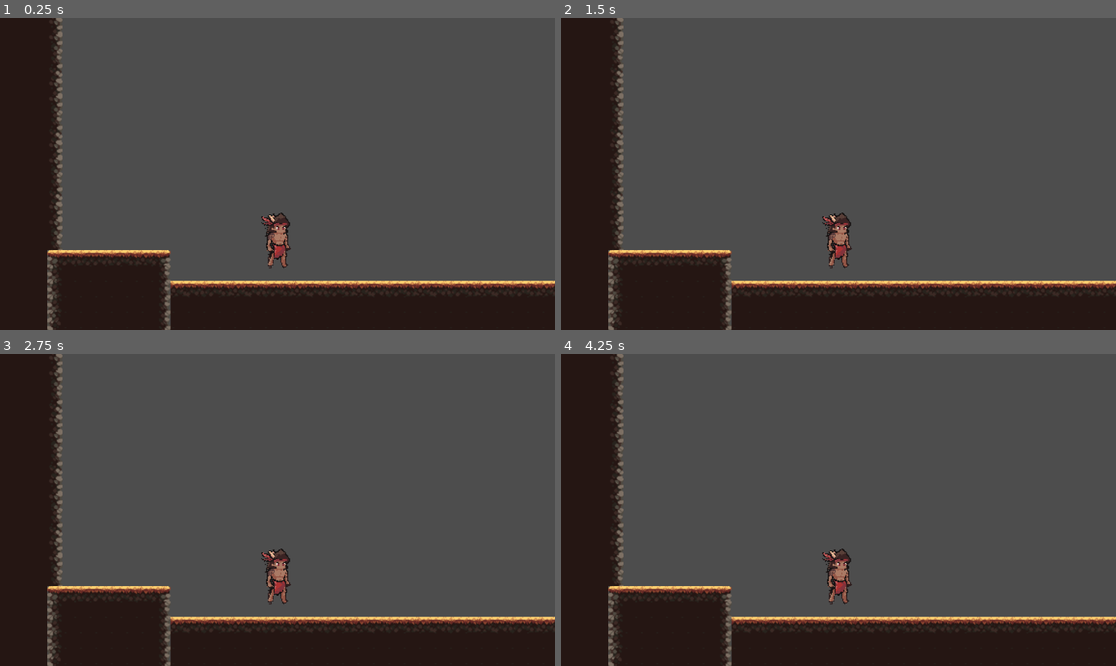
Above: before the commit, frames 1-4 (two rows, left to right).
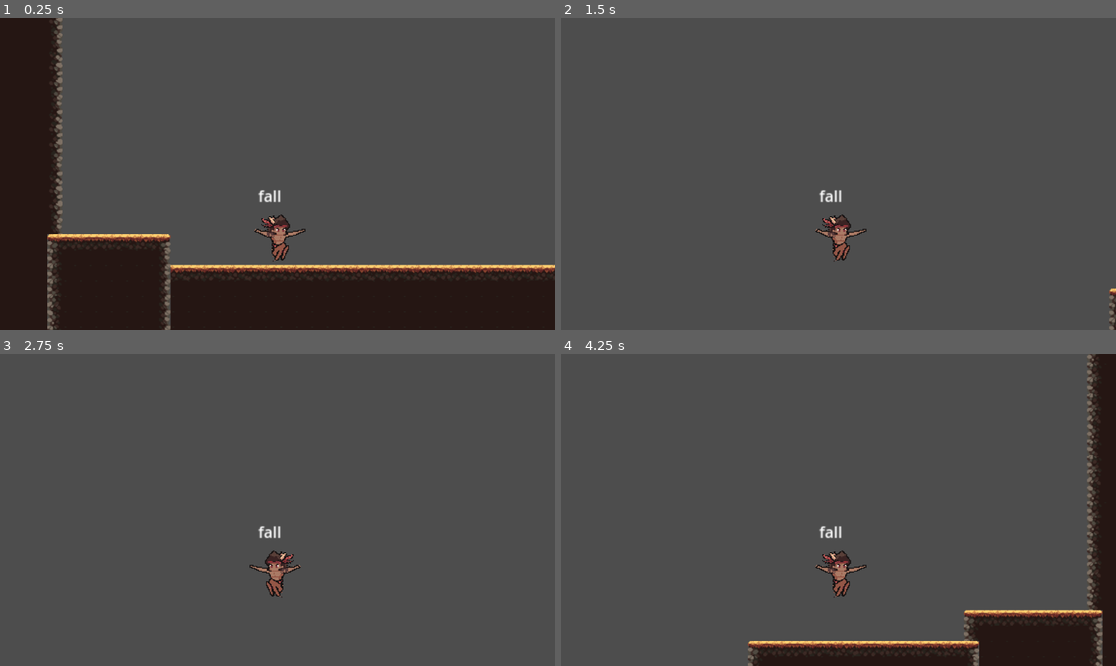
Above: after the commit, the same moments.

Repository: HusPhil/DatuSandigan
Game: Godot game, scene res://main.tscn
Same seed, same stepped clock (60 frames per second), same inputs: the game is played once before the commit and once after it.
Inputs:
- Up to frame 1 (0.25 s): no input
- Up to frame 2 (1.5 s): hold D (move_right, bound only after the commit) from 0.53 s (still down); tap Space (jump, bound only after the commit) at 0.6, 0.77, 1.07, 1.35 s
- Up to frame 3 (2.75 s): tap Space (jump, bound only after the commit) at 1.52, 1.82, 2.1 s; release D (move_right, bound only after the commit) at 2.03 s; hold A (move_left, bound only after the commit) from 2.03 s (still down)
- Up to frame 4 (4.25 s): release A (move_left, bound only after the commit) at 2.78 s; hold D (move_right, bound only after the commit) from 2.78 s (still down); tap Space (jump, bound only after the commit) at 2.85, 3.02, 3.32, 3.6, 3.77, 4.07 s

The runs differ from the first frame. In frame 1, 7.6% of the frame differs, in the area x 8-100%, y 0-100%; in frame 2, 27%; in frame 3, 27%, in the area x 0-100%, y 0-100%; in frame 4, 26%.
Error before the commit: Invalid access to property or key 'parameters/playback' on a base object of type 'Nil'. (res://entities/player/player.gd:5)

Commit message:
basic player movement

Diff:
--- /dev/null
+++ b/Global.gd
@@ -0,0 +1,15 @@
+extends Node
+
+var gravity = ProjectSettings.get_setting("physics/3d/default_gravity")
+var main_scene
+var player
+
+# Called when the node enters the scene tree for the first time.
+func _ready() -> void:
+	Global.player = self
+	pass # Replace with function body.
+
+
+# Called every frame. 'delta' is the elapsed time since the previous frame.
+func _process(delta: float) -> void:
+	pass
--- /dev/null
+++ b/common/flippable/flipabble_sprite2d.gd
@@ -0,0 +1,11 @@
+extends Sprite2D
+class_name FlippableSprite
+
+signal is_flipped(flip_val)
+
+var flipped : bool = false:
+	set(new_flip_val):
+		if new_flip_val != flipped:
+			flipped = new_flip_val
+			self.flip_h = flipped
+			is_flipped.emit(flipped)
--- /dev/null
+++ b/common/flippable/flippable_shape_2d.gd
@@ -0,0 +1,14 @@
+extends CollisionShape2D
+class_name FlippableShape
+
+@export var default_position: Vector2:
+	set(new_position):
+		default_position = new_position
+		position = new_position
+
+var current_flip_value: bool
+
+func _on_sprite_flipped(flip_value):
+	if current_flip_value != flip_value:
+		default_position.x *= -1
+		current_flip_value = flip_value
--- /dev/null
+++ b/common/flippable/flippable_shape_2d.tscn
@@ -0,0 +1,6 @@
+[gd_scene load_steps=2 format=3 uid="uid://km5ncswci6i0"]
+
+[ext_resource type="Script" path="res://components/flippable/flippable_shape_2d.gd" id="1_bxepx"]
+
+[node name="FlippableShape2D" type="CollisionShape2D"]
+script = ExtResource("1_bxepx")
--- /dev/null
+++ b/common/flippable/flippable_sprite_2d.tscn
@@ -0,0 +1,6 @@
+[gd_scene load_steps=2 format=3 uid="uid://bghn804k1k3i8"]
+
+[ext_resource type="Script" path="res://components/flippable/flipabble_sprite2d.gd" id="2_tnqc5"]
+
+[node name="FlippableSprite" type="Sprite2D"]
+script = ExtResource("2_tnqc5")
--- a/entities/entity.gd
+++ b/entities/entity.gd
@@ -6,3 +6,7 @@
 # uninitialized properties
 var animation_tree: AnimationTree
 var playback : AnimationNodeStateMachinePlayback
+var debug_label : Label
+var sprite : Sprite2D
+var base_gravity : float
+var jump_impulse : float
--- a/entities/player/player.gd
+++ b/entities/player/player.gd
@@ -1,5 +1,16 @@
 class_name Player extends Entity
 
+func _ready() -> void:
+	animation_tree = $AnimationTree
+	playback = animation_tree["parameters/playback"]
+	debug_label = $DebugLabel
+	sprite = $sprite_player
+	base_gravity = Global.gravity * 50
+	jump_impulse = 300.0
 
-func _ready() -> void:
-	playback = animation_tree["parameters/playback"]
+func handle_change_direction() -> void:
+	var input_direction_x := Input.get_axis("move_left", "move_right")
+
+	if input_direction_x:
+		var is_flipped_direction = input_direction_x < 0
+		sprite.flipped = is_flipped_direction
--- a/entities/player/player.tscn
+++ b/entities/player/player.tscn
@@ -1,10 +1,14 @@
-[gd_scene load_steps=13 format=3 uid="uid://67o4k8j73nuv"]
+[gd_scene load_steps=30 format=3 uid="uid://67o4k8j73nuv"]
 
 [ext_resource type="Texture2D" uid="uid://b7g5rf58dawyh" path="res://entities/player/asset/img/player_movement.png" id="1_7nlc4"]
 [ext_resource type="Script" path="res://entities/player/player.gd" id="1_jihlm"]
+[ext_resource type="Script" path="res://common/flippable/flipabble_sprite2d.gd" id="3_3kug6"]
 [ext_resource type="PackedScene" uid="uid://dufq24pkpksnv" path="res://common/camera/smooth_shaking_camera.tscn" id="3_p1u0q"]
 [ext_resource type="PackedScene" uid="uid://dodacnhm5ann0" path="res://common/state_machine/state_machine.tscn" id="4_lgh2j"]
 [ext_resource type="Script" path="res://entities/player/states/idle.gd" id="5_1vgsf"]
+[ext_resource type="Script" path="res://entities/player/states/running.gd" id="6_xnrns"]
+[ext_resource type="Script" path="res://entities/player/states/jumping.gd" id="8_eqrj0"]
+[ext_resource type="Script" path="res://entities/player/states/falling.gd" id="9_yo4co"]
 
 [sub_resource type="Animation" id="Animation_tcm45"]
 length = 0.001
@@ -111,27 +115,227 @@
 "values": [0, 1, 2, 3]
 }
 
+[sub_resource type="Animation" id="Animation_qq02g"]
+resource_name = "run"
+length = 1.12501
+loop_mode = 1
+step = 0.125
+tracks/0/type = "value"
+tracks/0/imported = false
+tracks/0/enabled = true
+tracks/0/path = NodePath("sprite_player:texture")
+tracks/0/interp = 1
+tracks/0/loop_wrap = true
+tracks/0/keys = {
+"times": PackedFloat32Array(0),
+"transitions": PackedFloat32Array(1),
+"update": 1,
+"values": [ExtResource("1_7nlc4")]
+}
+tracks/1/type = "value"
+tracks/1/imported = false
+tracks/1/enabled = true
+tracks/1/path = NodePath("sprite_player:hframes")
+tracks/1/interp = 1
+tracks/1/loop_wrap = true
+tracks/1/keys = {
+"times": PackedFloat32Array(0),
+"transitions": PackedFloat32Array(1),
+"update": 1,
+"values": [20]
+}
+tracks/2/type = "value"
+tracks/2/imported = false
+tracks/2/enabled = true
+tracks/2/path = NodePath("sprite_player:vframes")
+tracks/2/interp = 1
+tracks/2/loop_wrap = true
+tracks/2/keys = {
+"times": PackedFloat32Array(0),
+"transitions": PackedFloat32Array(1),
+"update": 1,
+"values": [3]
+}
+tracks/3/type = "value"
+tracks/3/imported = false
+tracks/3/enabled = true
+tracks/3/path = NodePath("sprite_player:frame")
+tracks/3/interp = 1
+tracks/3/loop_wrap = true
+tracks/3/keys = {
+"times": PackedFloat32Array(0, 0.125, 0.25, 0.375, 0.5, 0.625, 0.75, 0.875),
+"transitions": PackedFloat32Array(1, 1, 1, 1, 1, 1, 1, 1),
+"update": 1,
+"values": [20, 21, 22, 23, 24, 25, 26, 27]
+}
+
+[sub_resource type="Animation" id="Animation_tg3qp"]
+resource_name = "jump"
+length = 0.625013
+step = 0.125
+tracks/0/type = "value"
+tracks/0/imported = false
+tracks/0/enabled = true
+tracks/0/path = NodePath("sprite_player:texture")
+tracks/0/interp = 1
+tracks/0/loop_wrap = true
+tracks/0/keys = {
+"times": PackedFloat32Array(0),
+"transitions": PackedFloat32Array(1),
+"update": 1,
+"values": [ExtResource("1_7nlc4")]
+}
+tracks/1/type = "value"
+tracks/1/imported = false
+tracks/1/enabled = true
+tracks/1/path = NodePath("sprite_player:hframes")
+tracks/1/interp = 1
+tracks/1/loop_wrap = true
+tracks/1/keys = {
+"times": PackedFloat32Array(0),
+"transitions": PackedFloat32Array(1),
+"update": 1,
+"values": [20]
+}
+tracks/2/type = "value"
+tracks/2/imported = false
+tracks/2/enabled = true
+tracks/2/path = NodePath("sprite_player:vframes")
+tracks/2/interp = 1
+tracks/2/loop_wrap = true
+tracks/2/keys = {
+"times": PackedFloat32Array(0),
+"transitions": PackedFloat32Array(1),
+"update": 1,
+"values": [3]
+}
+tracks/3/type = "value"
+tracks/3/imported = false
+tracks/3/enabled = true
+tracks/3/path = NodePath("sprite_player:frame")
+tracks/3/interp = 1
+tracks/3/loop_wrap = true
+tracks/3/keys = {
+"times": PackedFloat32Array(0.1, 0.25, 0.375),
+"transitions": PackedFloat32Array(1, 1, 1),
+"update": 1,
+"values": [40, 41, 42]
+}
+
+[sub_resource type="Animation" id="Animation_8y6xa"]
+resource_name = "fall"
+length = 0.625013
+step = 0.125
+tracks/0/type = "value"
+tracks/0/imported = false
+tracks/0/enabled = true
+tracks/0/path = NodePath("sprite_player:texture")
+tracks/0/interp = 1
+tracks/0/loop_wrap = true
+tracks/0/keys = {
+"times": PackedFloat32Array(0),
+"transitions": PackedFloat32Array(1),
+"update": 1,
+"values": [ExtResource("1_7nlc4")]
+}
+tracks/1/type = "value"
+tracks/1/imported = false
+tracks/1/enabled = true
+tracks/1/path = NodePath("sprite_player:hframes")
+tracks/1/interp = 1
+tracks/1/loop_wrap = true
+tracks/1/keys = {
+"times": PackedFloat32Array(0),
+"transitions": PackedFloat32Array(1),
+"update": 1,
+"values": [20]
+}
+tracks/2/type = "value"
+tracks/2/imported = false
+tracks/2/enabled = true
+tracks/2/path = NodePath("sprite_player:vframes")
+tracks/2/interp = 1
+tracks/2/loop_wrap = true
+tracks/2/keys = {
+"times": PackedFloat32Array(0),
+"transitions": PackedFloat32Array(1),
+"update": 1,
+"values": [3]
+}
+tracks/3/type = "value"
+tracks/3/imported = false
+tracks/3/enabled = true
+tracks/3/path = NodePath("sprite_player:frame")
+tracks/3/interp = 1
+tracks/3/loop_wrap = true
+tracks/3/keys = {
+"times": PackedFloat32Array(0.1, 0.25, 0.375),
+"transitions": PackedFloat32Array(1, 1, 1),
+"update": 1,
+"values": [40, 41, 42]
+}
+
 [sub_resource type="AnimationLibrary" id="AnimationLibrary_sr0vi"]
 _data = {
 "RESET": SubResource("Animation_tcm45"),
-"idle": SubResource("Animation_hieuq")
-}
+"fall": SubResource("Animation_8y6xa"),
+"idle": SubResource("Animation_hieuq"),
+"jump": SubResource("Animation_tg3qp"),
+"run": SubResource("Animation_qq02g")
+}
+
+[sub_resource type="AnimationNodeAnimation" id="AnimationNodeAnimation_b3vo5"]
+animation = &"fall"
 
 [sub_resource type="AnimationNodeAnimation" id="AnimationNodeAnimation_0ph2l"]
 animation = &"idle"
 
+[sub_resource type="AnimationNodeAnimation" id="AnimationNodeAnimation_qj0fi"]
+animation = &"jump"
+
+[sub_resource type="AnimationNodeAnimation" id="AnimationNodeAnimation_q0b1v"]
+animation = &"run"
+
 [sub_resource type="AnimationNodeStateMachineTransition" id="AnimationNodeStateMachineTransition_8du4j"]
 
+[sub_resource type="AnimationNodeStateMachineTransition" id="AnimationNodeStateMachineTransition_q7vc0"]
+
+[sub_resource type="AnimationNodeStateMachineTransition" id="AnimationNodeStateMachineTransition_3dkmd"]
+
+[sub_resource type="AnimationNodeStateMachineTransition" id="AnimationNodeStateMachineTransition_ru1vw"]
+
+[sub_resource type="AnimationNodeStateMachineTransition" id="AnimationNodeStateMachineTransition_uo0qo"]
+
+[sub_resource type="AnimationNodeStateMachineTransition" id="AnimationNodeStateMachineTransition_pvrpq"]
+
+[sub_resource type="AnimationNodeStateMachineTransition" id="AnimationNodeStateMachineTransition_syc35"]
+
+[sub_resource type="AnimationNodeStateMachineTransition" id="AnimationNodeStateMachineTransition_5w3as"]
+
 [sub_resource type="AnimationNodeStateMachine" id="AnimationNodeStateMachine_5evnv"]
+states/fall/node = SubResource("AnimationNodeAnimation_b3vo5")
+states/fall/position = Vector2(281, 186)
 states/idle/node = SubResource("AnimationNodeAnimation_0ph2l")
 states/idle/position = Vector2(396, 100)
-transitions = ["Start", "idle", SubResource("AnimationNodeStateMachineTransition_8du4j")]
+states/jump/node = SubResource("AnimationNodeAnimation_qj0fi")
+states/jump/position = Vector2(491, 179)
+states/run/node = SubResource("AnimationNodeAnimation_q0b1v")
+states/run/position = Vector2(588, 99)
+transitions = ["Start", "idle", SubResource("AnimationNodeStateMachineTransition_8du4j"), "idle", "run", SubResource("AnimationNodeStateMachineTransition_q7vc0"), "idle", "fall", SubResource("AnimationNodeStateMachineTransition_3dkmd"), "run", "idle", SubResource("AnimationNodeStateMachineTransition_ru1vw"), "idle", "jump", SubResource("AnimationNodeStateMachineTransition_uo0qo"), "jump", "fall", SubResource("AnimationNodeStateMachineTransition_pvrpq"), "run", "jump", SubResource("AnimationNodeStateMachineTransition_syc35"), "fall", "idle", SubResource("AnimationNodeStateMachineTransition_5w3as")]
+graph_offset = Vector2(-77, 0)
 
 [sub_resource type="RectangleShape2D" id="RectangleShape2D_d3nkq"]
 size = Vector2(16, 39)
 
 [node name="player" type="CharacterBody2D"]
 script = ExtResource("1_jihlm")
+
+[node name="DebugLabel" type="Label" parent="."]
+texture_filter = 2
+offset_left = -20.0
+offset_top = -57.0
+offset_right = 20.0
+offset_bottom = -34.0
 
 [node name="AnimationPlayer" type="AnimationPlayer" parent="."]
 libraries = {
@@ -147,6 +351,7 @@
 texture = ExtResource("1_7nlc4")
 hframes = 20
 vframes = 3
+script = ExtResource("3_3kug6")
 
 [node name="hurt_col_box" type="CollisionShape2D" parent="."]
 position = Vector2(0, 7)
@@ -159,3 +364,12 @@
 
 [node name="IDLE" type="Node" parent="StateMachine"]
 script = ExtResource("5_1vgsf")
+
+[node name="RUNNING" type="Node" parent="StateMachine"]
+script = ExtResource("6_xnrns")
+
+[node name="JUMPING" type="Node" parent="StateMachine"]
+script = ExtResource("8_eqrj0")
+
+[node name="FALLING" type="Node" parent="StateMachine"]
+script = ExtResource("9_yo4co")
--- /dev/null
+++ b/entities/player/states/falling.gd
@@ -0,0 +1,31 @@
+extends PlayerState
+
+func enter(previous_state_path: String, data := {}) -> void:
+	player.playback.travel(get_animation_name(Animations.fall))
+	player.debug_label.text = get_animation_name(Animations.fall)
+
+func physics_update(delta: float) -> void:
+	var input_direction_x := Input.get_axis("move_left", "move_right")
+
+	player.handle_change_direction()
+
+	if input_direction_x:
+		player.sprite.flip_h = input_direction_x < 0
+		#player.weapon_sprite.flip_h = input_direction_x < 0
+
+
+	player.velocity.x = player.SPEED * input_direction_x
+	player.velocity.y += player.base_gravity * delta
+	player.move_and_slide()
+
+
+	#if Input.is_action_just_pressed("jump"):
+		#double_jump()
+
+	if player.is_on_floor():
+		if is_equal_approx(input_direction_x, 0.0):
+			finished.emit(get_state_name(States.IDLE))
+		else:
+			finished.emit(get_state_name(States.RUNNING))
+
+		#player.can_double_jump = true
--- a/entities/player/states/idle.gd
+++ b/entities/player/states/idle.gd
@@ -1 +1,17 @@
 extends PlayerState
+
+func enter(previous_state_path: String, data := {}) -> void:
+	player.playback.travel(get_animation_name(Animations.idle))
+	player.debug_label.text = get_animation_name(Animations.idle)
+	pass
+
+func physics_update(_delta: float) -> void:
+	player.velocity.y += player.base_gravity * _delta
+	player.move_and_slide()
+
+	if not player.is_on_floor():
+		finished.emit(get_state_name(States.FALLING))
+	elif Input.is_action_just_pressed("jump"):
+		finished.emit(get_state_name(States.JUMPING))
+	elif Input.is_action_pressed("move_left") or Input.is_action_pressed("move_right"):
+		finished.emit(get_state_name(States.RUNNING))
--- /dev/null
+++ b/entities/player/states/jumping.gd
@@ -0,0 +1,27 @@
+extends PlayerState
+
+func enter(previous_state_path: String, data := {}) -> void:
+	player.playback.travel(get_animation_name(Animations.jump))
+	player.velocity.y = -player.jump_impulse
+	player.debug_label.text = get_animation_name(Animations.jump)
+
+func physics_update(delta: float) -> void:
+	var input_direction_x := Input.get_axis("move_left", "move_right")
+
+	player.handle_change_direction()
+	player.velocity.x = player.SPEED * input_direction_x
+	player.velocity.y += player.base_gravity * delta
+
+
+
+	#if Input.is_action_just_pressed("jump"):
+		#double_jump()
+		#return
+	#if Input.is_action_just_pressed("attack2"):
+		#player.shoot()
+		#return
+
+	if player.velocity.y >= 0:
+		finished.emit(get_state_name(States.FALLING))
+
+	player.move_and_slide()
--- a/entities/player/states/player_state.gd
+++ b/entities/player/states/player_state.gd
@@ -4,4 +4,27 @@
 	IDLE,
 	RUNNING,
 	ATTACK,
+	FALLING,
+	JUMPING
 }
+
+enum Animations {
+	idle,
+	run,
+	jump,
+	fall,
+	attack
+}
+
+func get_animation_name(anim_item: Animations) -> String:
+	return Animations.find_key(anim_item)
+
+func get_state_name(state_item: States) -> String:
+	return States.find_key(state_item)
+
+var player: Player
+
+func _ready() -> void:
+	await owner.ready
+	player = owner as Player
+	assert(player != null, "The PlayerState state type must be used only in the player scene. It needs the owner to be a Player node.")
--- /dev/null
+++ b/entities/player/states/running.gd
@@ -0,0 +1,22 @@
+extends PlayerState
+
+func enter(previous_state_path: String, data := {}) -> void:
+	player.playback.travel(get_animation_name(Animations.run))
+	player.debug_label.text = get_animation_name(Animations.run)
+	pass
+
+func physics_update(delta: float) -> void:
+	var input_direction_x := Input.get_axis("move_left", "move_right")
+
+	player.velocity.x = player.SPEED * input_direction_x
+	player.velocity.y += Global.gravity * delta
+
+	player.handle_change_direction()
+	player.move_and_slide()
+
+	if not player.is_on_floor():
+		finished.emit(get_state_name(States.FALLING))
+	elif Input.is_action_just_pressed("jump"):
+		finished.emit(get_state_name(States.JUMPING))
+	elif is_equal_approx(input_direction_x, 0.0):
+		finished.emit(get_state_name(States.IDLE))
--- /dev/null
+++ b/main.gd
@@ -0,0 +1,12 @@
+extends Node2D
+
+
+# Called when the node enters the scene tree for the first time.
+func _ready() -> void:
+	Global.main_scene = self
+	pass # Replace with function body.
+
+
+# Called every frame. 'delta' is the elapsed time since the previous frame.
+func _process(delta: float) -> void:
+	pass
--- a/main.tscn
+++ b/main.tscn
@@ -1,9 +1,11 @@
-[gd_scene load_steps=3 format=3 uid="uid://453k0lm8exls"]
+[gd_scene load_steps=4 format=3 uid="uid://453k0lm8exls"]
 
 [ext_resource type="PackedScene" uid="uid://dbpbcnp1a56f8" path="res://maps/level_1_kapre/map_level_1_kapre.tscn" id="1_dwjog"]
+[ext_resource type="Script" path="res://main.gd" id="1_v4p75"]
 [ext_resource type="PackedScene" uid="uid://67o4k8j73nuv" path="res://entities/player/player.tscn" id="2_uotfc"]
 
 [node name="main" type="Node2D"]
+script = ExtResource("1_v4p75")
 
 [node name="map_level_1_kapre" parent="." instance=ExtResource("1_dwjog")]
 
--- a/project.godot
+++ b/project.godot
@@ -15,6 +15,33 @@
 config/features=PackedStringArray("4.3", "GL Compatibility")
 config/icon="res://icon.svg"
 
+[autoload]
+
+Global="*res://Global.gd"
+
+[input]
+
+move_left={
+"deadzone": 0.5,
+"events": [Object(InputEventKey,"resource_local_to_scene":false,"resource_name":"","device":-1,"window_id":0,"alt_pressed":false,"shift_pressed":false,"ctrl_pressed":false,"meta_pressed":false,"pressed":false,"keycode":0,"physical_keycode":65,"key_label":0,"unicode":97,"location":0,"echo":false,"script":null)
+]
+}
+move_right={
+"deadzone": 0.5,
+"events": [Object(InputEventKey,"resource_local_to_scene":false,"resource_name":"","device":-1,"window_id":0,"alt_pressed":false,"shift_pressed":false,"ctrl_pressed":false,"meta_pressed":false,"pressed":false,"keycode":0,"physical_keycode":68,"key_label":0,"unicode":100,"location":0,"echo":false,"script":null)
+]
+}
+jump={
+"deadzone": 0.5,
+"events": [Object(InputEventKey,"resource_local_to_scene":false,"resource_name":"","device":-1,"window_id":0,"alt_pressed":false,"shift_pressed":false,"ctrl_pressed":false,"meta_pressed":false,"pressed":false,"keycode":0,"physical_keycode":32,"key_label":0,"unicode":32,"location":0,"echo":false,"script":null)
+]
+}
+attack={
+"deadzone": 0.5,
+"events": [Object(InputEventKey,"resource_local_to_scene":false,"resource_name":"","device":-1,"window_id":0,"alt_pressed":false,"shift_pressed":false,"ctrl_pressed":false,"meta_pressed":false,"pressed":false,"keycode":0,"physical_keycode":74,"key_label":0,"unicode":106,"location":0,"echo":false,"script":null)
+]
+}
+
 [rendering]
 
 renderer/rendering_method="gl_compatibility"
Not shown, added: entities/player/pla54F8.tmp
Not shown, added: entities/player/pla6C58.tmp
Not shown, added: entities/player/pla8FA0.tmp
Not shown, added: entities/player/plaC2F2.tmp
